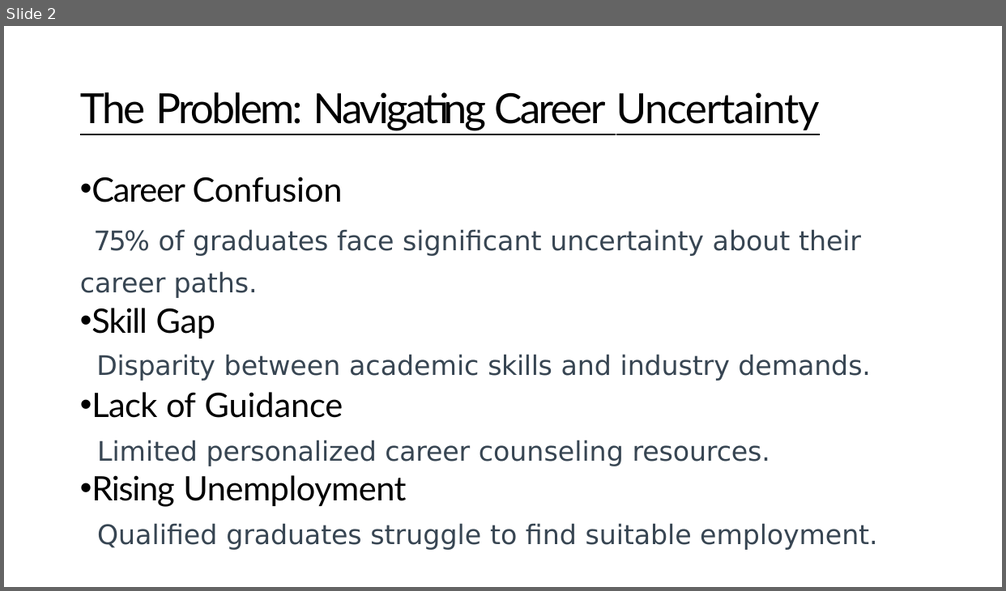
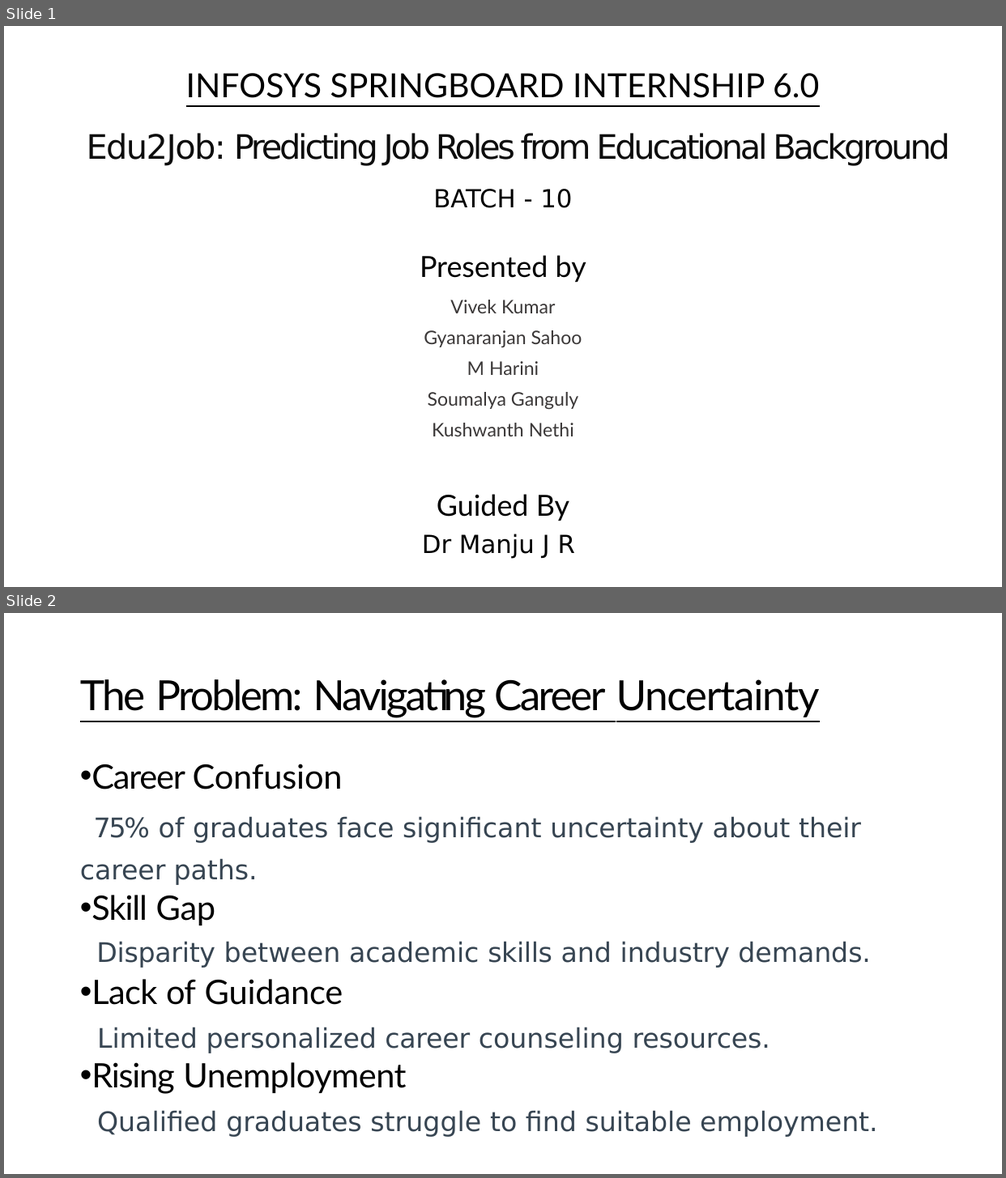
Before and after one commit to EDU2JOB-Team-A/edu2job_teamA, a slide deck: Edu2Job-TeamA.pptx. Shown one above the other, each under a label of ours: slide 2 before the commit, slides 1 and 2 after it. The pictures are 1006x591 and 1006x1178 pixels, drawn with LibreOffice and Linux fonts; fonts in the diff are those of the drawing. Boxes give left, top, right and bottom in pixels: in the first picture for what was removed or moved away, otherwise in the second. Text is boxed around its words. In the diff, an @@ line names an element or a change of style, - is before the commit and + after.

```diff
--- a/Edu2Job-TeamA.pptx
+++ b/Edu2Job-TeamA.pptx
@@ slide 1 added at (x1=4, y1=26, x2=1002, y2=587), background #FFFFFF @@
@@ text added at (x1=186, y1=73, x2=819, y2=98), 32 pt, text #000000, underline @@
+INFOSYS SPRINGBOARD INTERNSHIP 6.0
@@ title added at (x1=87, y1=133, x2=950, y2=166), 32.4 pt, text #0D0D0D @@
+Edu2Job: Predicting Job Roles from Educational Background
@@ subtitle added at (x1=433, y1=189, x2=572, y2=208), 24 pt, text #000000 @@
+BATCH - 10
@@ text added at (x1=420, y1=255, x2=586, y2=282), 28 pt, text #000000 @@
+Presented by
@@ text added at (x1=424, y1=300, x2=582, y2=437), 18 pt, text #3B3838 @@
+Vivek Kumar
+Gyanaranjan Sahoo
+M Harini
+Soumalya Ganguly
+Kushwanth Nethi
@@ text added at (x1=437, y1=494, x2=569, y2=521), 28 pt, text #000000 @@
+Guided By
@@ text added at (x1=422, y1=534, x2=575, y2=559), 24 pt, text #000000 @@
+Dr Manju J R
```
Also in this commit, not shown: 16 other slides added, 1 slide removed.
